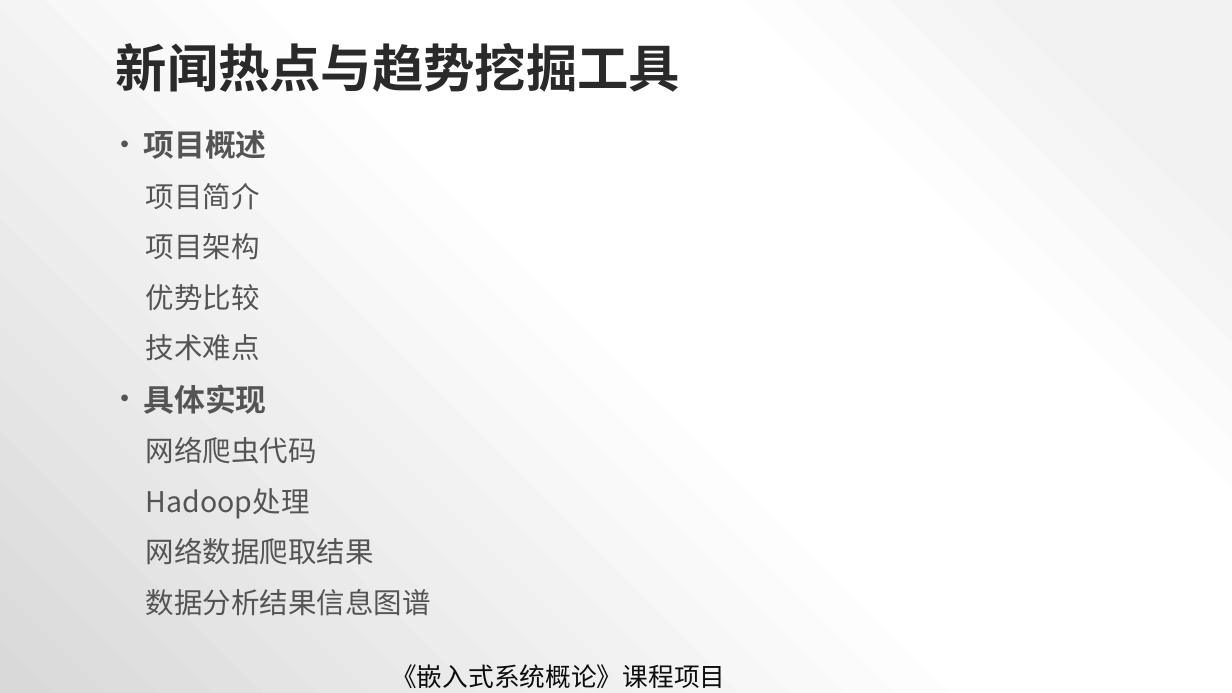
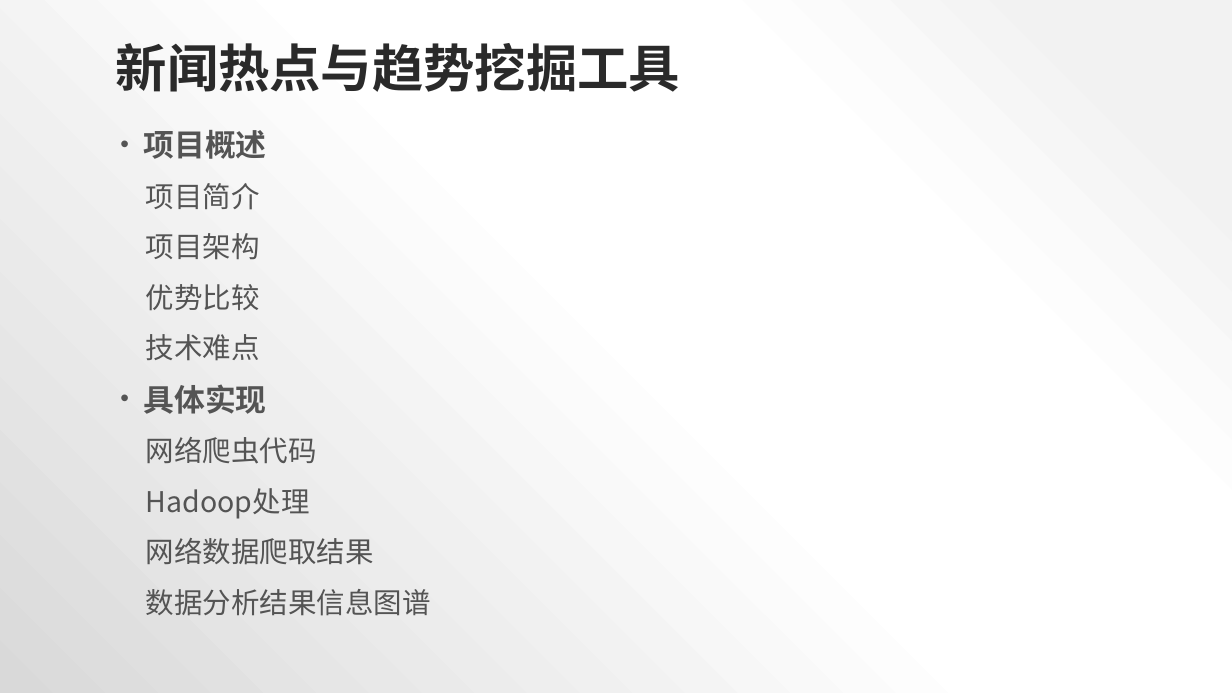
Before and after one commit to 1013553207/PkuJava18, a slide deck: slide 3 of Java-Course-Report/presentation.pptx. Drawn at 1232x693 pixels with LibreOffice and Linux fonts; fonts in the diff are those of the drawing. Boxes give left, top, right and bottom in pixels: in the first picture for what was removed or moved away, otherwise in the second. Text is boxed around its words. In the diff, an @@ line names an element or a change of style, - is before the commit and + after.

```diff
--- a/Java-Course-Report/presentation.pptx
+++ b/Java-Course-Report/presentation.pptx
@@ text removed at (x1=391, y1=664, x2=725, y2=688) @@
-《嵌入式系统概论》课程项目
```
Also in this commit, not shown: 2 other slides changed.
